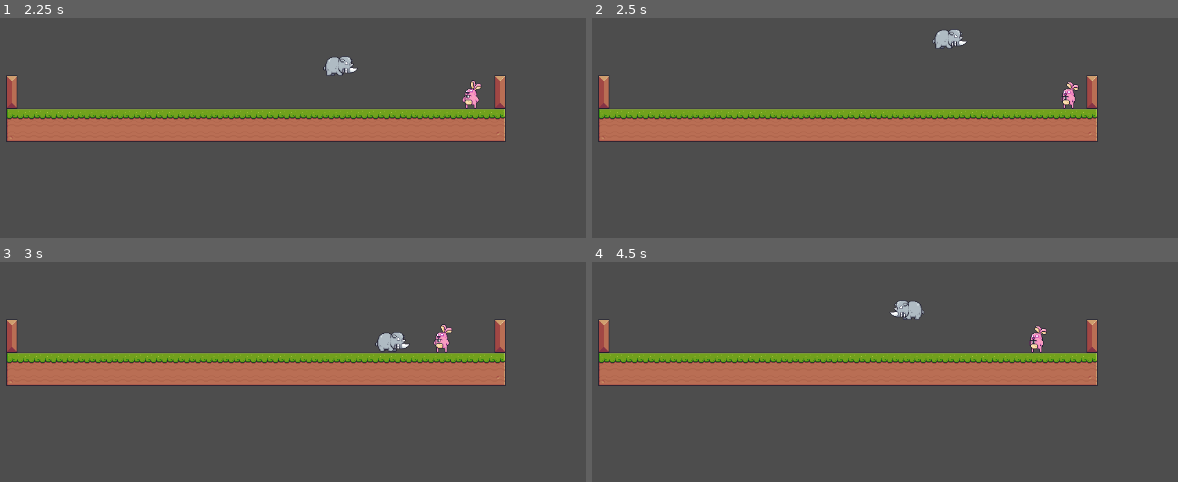
Above: before the commit, frames 1-4 (two rows, left to right).
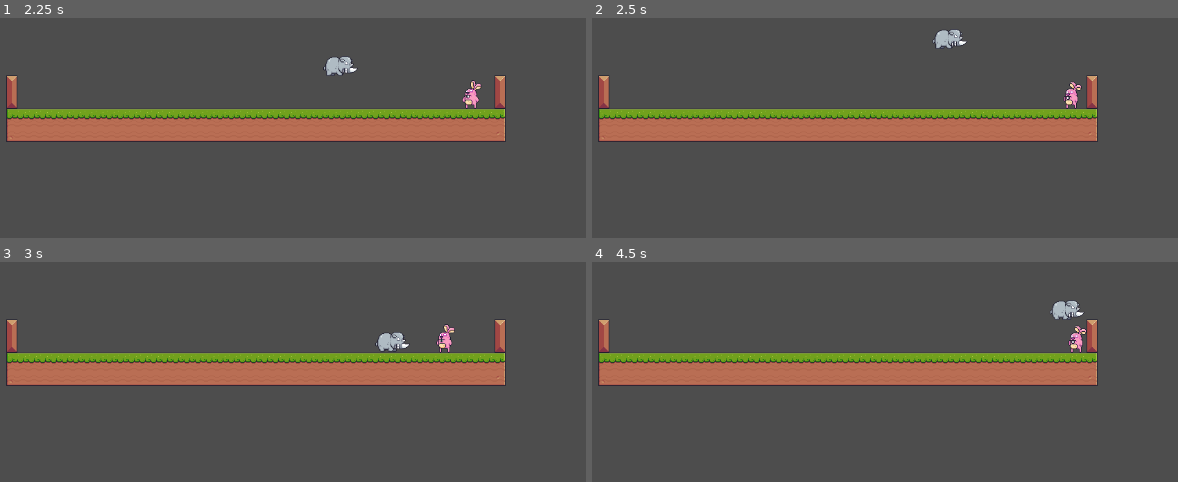
Above: after the commit, the same moments.

Repository: lanxeyu/rumble-jungle
Game: Godot game, scene res://scenes/arena.tscn
The game is run twice, just before and just after one commit, with the same random seed, the same clock (stepped at 60 frames per second) and the same inputs.
Inputs:
- Up to frame 1 (2.25 s): hold W (action_up) 0.53-2.03 s; tap W (action_up) at 2.1 s
- Up to frame 2 (2.5 s): no input
- Up to frame 3 (3 s): hold W (action_up) from 2.78 s (still down)
- Up to frame 4 (4.5 s): release W (action_up) at 4.28 s; tap W (action_up) at 4.35 s

Frame 1 is identical in both runs. In frame 2, 0.2% of the frame differs, in the area x 80-84%, y 29-42%; in frame 3, 0.2%; in frame 4, 1.1%, in the area x 50-85%, y 17-42%.

Commit message:
modified movement

Diff:
--- /dev/null
+++ b/scenes/arena.gd
@@ -0,0 +1,11 @@
+extends Node2D
+
+
+# Called when the node enters the scene tree for the first time.
+func _ready():
+	pass # Replace with function body.
+
+
+# Called every frame. 'delta' is the elapsed time since the previous frame.
+func _process(delta):
+	pass
--- a/scenes/arena.tscn
+++ b/scenes/arena.tscn
@@ -749,17 +749,19 @@
 physics_layer_0/collision_layer = 1
 sources/0 = SubResource("TileSetAtlasSource_cfk8h")
 
-[node name="arena" type="Node2D"]
-
-[node name="Bunny" parent="." instance=ExtResource("1_471l6")]
+[node name="main" type="Node2D"]
+
+[node name="Arena" type="Node2D" parent="."]
+
+[node name="Bunny" parent="Arena" instance=ExtResource("1_471l6")]
 position = Vector2(77, -18)
 
-[node name="Rhino" parent="." instance=ExtResource("2_shuuo")]
+[node name="Rhino" parent="Arena" instance=ExtResource("2_shuuo")]
 position = Vector2(-112, -11)
 
-[node name="Camera2D" type="Camera2D" parent="."]
-
-[node name="TileMap" type="TileMap" parent="."]
+[node name="Camera2D" type="Camera2D" parent="Arena"]
+
+[node name="TileMap" type="TileMap" parent="Arena"]
 position = Vector2(0, 32)
 tile_set = SubResource("TileSet_42yf1")
 format = 2
--- a/scripts/Bunny.gd
+++ b/scripts/Bunny.gd
@@ -3,29 +3,25 @@
 @onready var ray_cast_right = $RayCastRight
 @onready var ray_cast_left = $RayCastLeft
 
-const SPEED = 100.0
-const JUMP_VELOCITY = -400.0
+const speed = 100.0
+const jump_velocity = -400.0
 var direction = 1
 var gravity = ProjectSettings.get_setting("physics/2d/default_gravity")
 var jump_timer = 5
 
 func _physics_process(delta):
+	velocity.x = direction * speed
+	velocity.y += gravity * delta
 	jump_timer -= delta
-
-	# Add the gravity.
-	if not is_on_floor():
-		velocity.y += gravity * delta
 
 	if ray_cast_right.is_colliding():
 		direction = -1
 	if ray_cast_left.is_colliding():
 		direction = 1
 
-	position.x += direction * SPEED * delta
-
 	# Handle jump.
 	if jump_timer < 0 and is_on_floor():
-		velocity.y = JUMP_VELOCITY
+		velocity.y = jump_velocity
 		jump_timer = 5
 
 	move_and_slide()
--- a/scripts/Rhino.gd
+++ b/scripts/Rhino.gd
@@ -4,26 +4,27 @@
 @onready var ray_cast_right = $RayCastRight
 @onready var ray_cast_left = $RayCastLeft
 
-const SPEED = 100.0
-const JUMP_VELOCITY = -400.0
+var speed = 100.0
+var jump_velocity = -400.0
 var direction = 1
 var gravity = ProjectSettings.get_setting("physics/2d/default_gravity")
 
 func _physics_process(delta):
-	# Add the gravity.
-	if not is_on_floor():
-		velocity.y += gravity * delta
+	velocity.x = direction * speed
+	velocity.y += gravity * delta
 
 	# Handle jump.
 	if Input.is_action_just_pressed("action_up") and is_on_floor():
-		velocity.y = JUMP_VELOCITY
+		velocity.y = jump_velocity
 
 	if ray_cast_right.is_colliding():
-		direction = -1
+		if !(ray_cast_right.get_collider() is CharacterBody2D):
+			print(ray_cast_right.get_collider())
+			direction = -1
 	if ray_cast_left.is_colliding():
-		direction = 1
-
-	position.x += direction * SPEED * delta
+		if !(ray_cast_left.get_collider() is CharacterBody2D):
+			print(ray_cast_left.get_collider())
+			direction = -1
 
 	move_and_slide()
 
